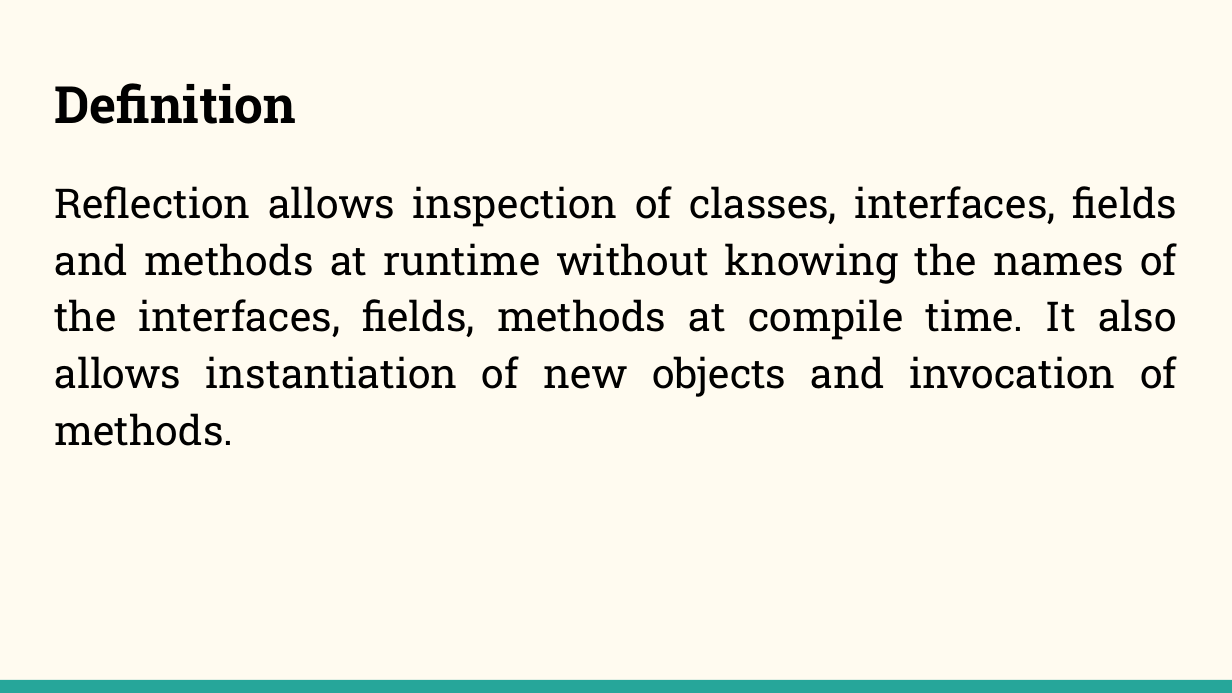
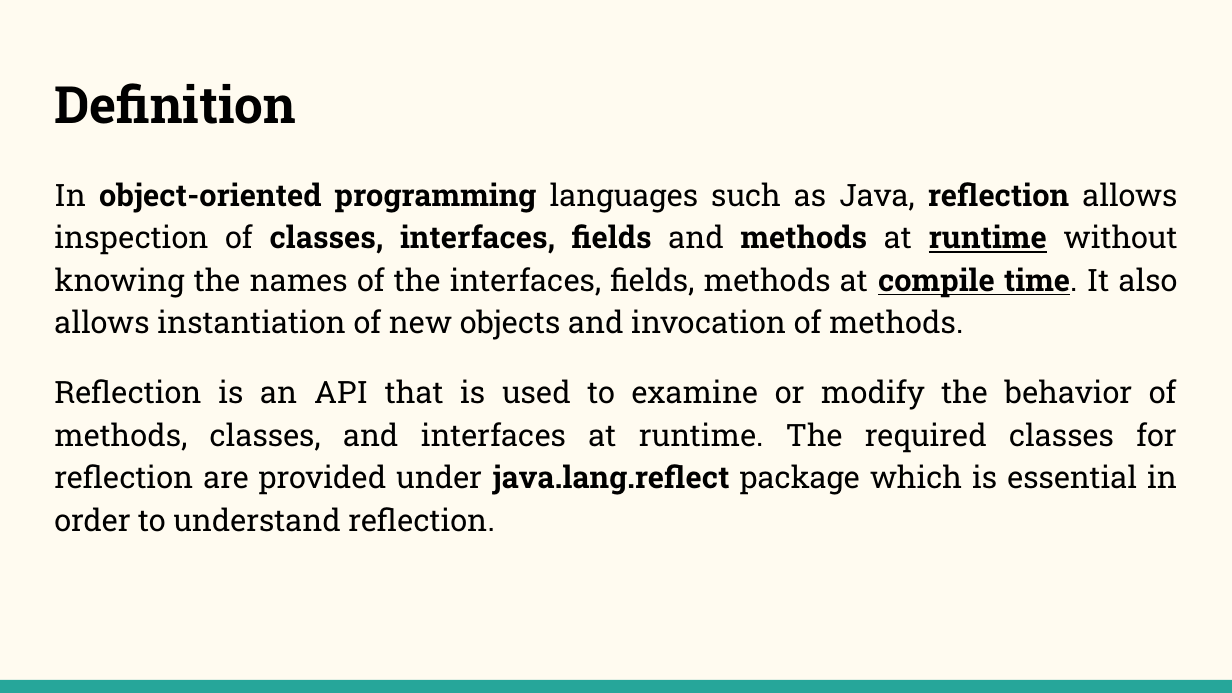
Before and after one commit to NehalPatel/Reflection, a slide deck: slide 2 of Reflection.pptx. Drawn at 1232x693 pixels with LibreOffice and Linux fonts; fonts in the diff are those of the drawing. Boxes give left, top, right and bottom in pixels: in the first picture for what was removed or moved away, otherwise in the second. Text is boxed around its words. In the diff, an @@ line names an element or a change of style, - is before the commit and + after.

```diff
--- a/Reflection.pptx
+++ b/Reflection.pptx
@@ text at [54, 182, 1178, 532]: text changed; size 24 to 18 pt @@
-Reflection allows inspection of classes, interfaces, fields and methods at runtime without knowing the names of the interfaces, fields, methods at compile time. It also allows instantiation of new objects and invocation of methods.
+In object-oriented programming languages such as Java, reflection allows inspection of classes, interfaces, fields and methods at runtime without knowing the names of the interfaces, fields, methods at compile time. It also allows instantiation of new objects and invocation of methods.
+Reflection is an API that is used to examine or modify the behavior of methods, classes, and interfaces at runtime. The required classes for reflection are provided under java.lang.reflect package which is essential in order to understand reflection.
```
Also in this commit, not shown: 1 other slide changed, 12 slides added, 13 other files.
